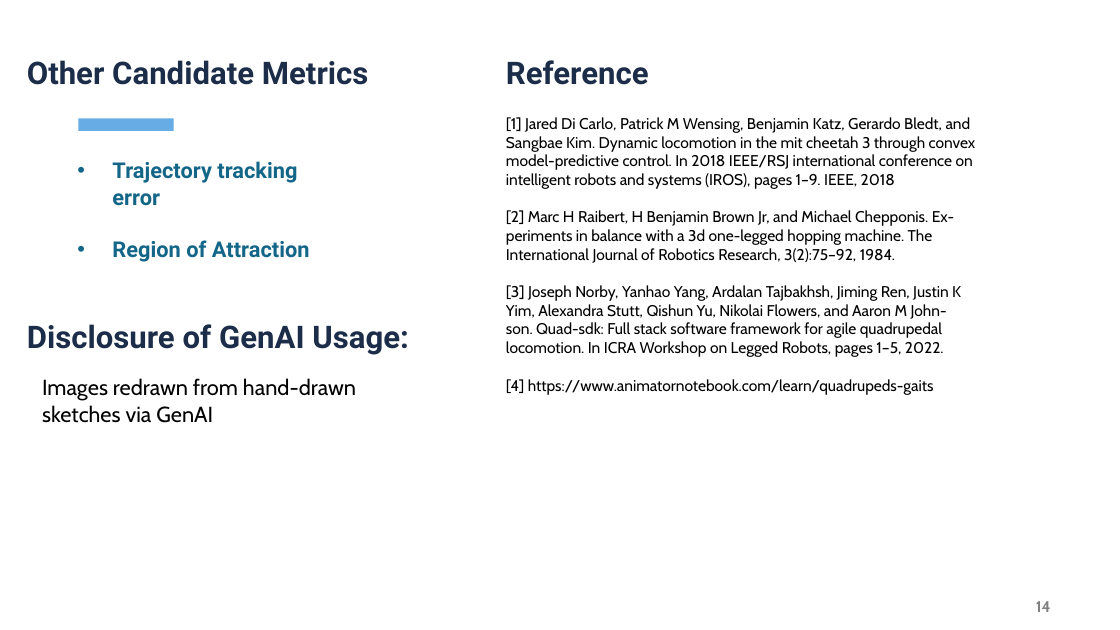
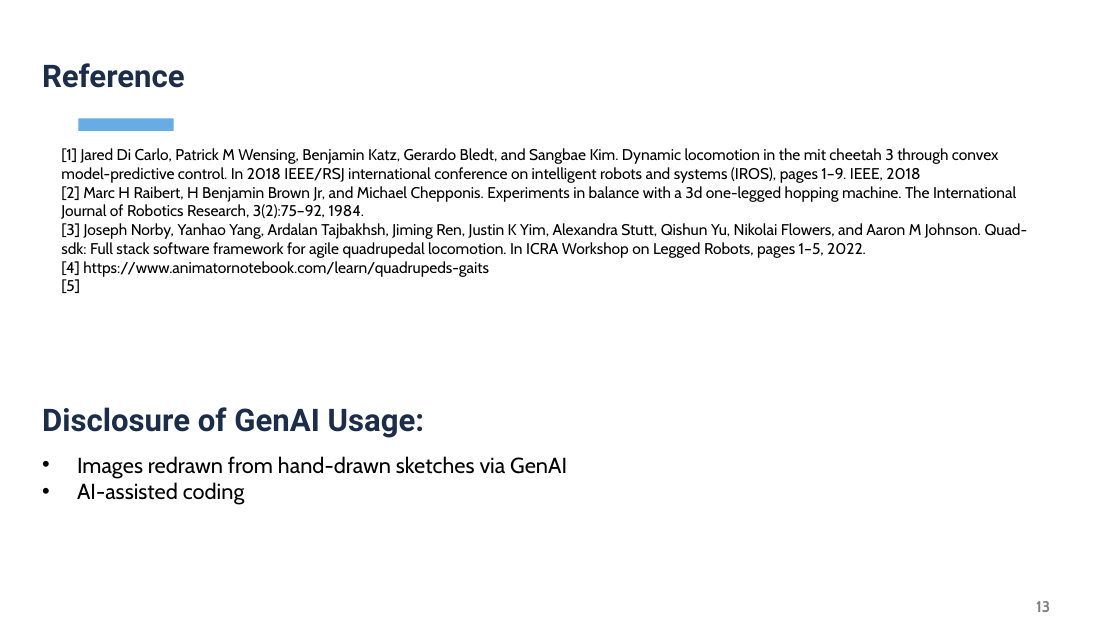
Before and after one commit to Meilili031010/locomotion-dynamics, a slide deck: slide 13 of presentation/final_presentation.pptx (slide 14 before the commit). Drawn at 1120x630 pixels with LibreOffice and Linux fonts; fonts in the diff are those of the drawing; background and template pictures are left out. Boxes give left, top, right and bottom in pixels: in the first picture for what was removed or moved away, otherwise in the second. Text is boxed around its words. In the diff, an @@ line names an element or a change of style, - is before the commit and + after.

```diff
--- a/presentation/final_presentation.pptx
+++ b/presentation/final_presentation.pptx
@@ text "Reference": place and size @@
-text "Reference" at (506, 60, 649, 85)
+text "Reference" at (42, 63, 185, 88)
@@ title removed at (27, 60, 368, 85) @@
-Other Candidate Metrics
@@ text "[1] Jared Di Carlo, Patrick ...": place and size @@
-text "[1] Jared Di Carlo, Patrick ..." at (506, 117, 976, 395)
+text "[1] Jared Di Carlo, Patrick ..." at (61, 148, 1028, 293)
@@ text at (61, 148, 1028, 258): text changed @@
-[1] Jared Di Carlo, Patrick M Wensing, Benjamin Katz, Gerardo Bledt, and
-Sangbae Kim. Dynamic locomotion in the mit cheetah 3 through convex
-model-predictive control. In 2018 IEEE/RSJ international conference on
-intelligent robots and systems (IROS), pages 1–9. IEEE, 2018
-[2] Marc H Raibert, H Benjamin Brown Jr, and Michael Chepponis. Ex-
-periments in balance with a 3d one-legged hopping machine. The
-International Journal of Robotics Research, 3(2):75–92, 1984.
-[3] Joseph Norby, Yanhao Yang, Ardalan Tajbakhsh, Jiming Ren, Justin K
-Yim, Alexandra Stutt, Qishun Yu, Nikolai Flowers, and Aaron M John-
-son. Quad-sdk: Full stack software framework for agile quadrupedal
-locomotion. In ICRA Workshop on Legged Robots, pages 1–5, 2022.
+[1] Jared Di Carlo, Patrick M Wensing, Benjamin Katz, Gerardo Bledt, and Sangbae Kim. Dynamic locomotion in the mit cheetah 3 through convex model-predictive control. In 2018 IEEE/RSJ international conference on intelligent robots and systems (IROS), pages 1–9. IEEE, 2018
+[2] Marc H Raibert, H Benjamin Brown Jr, and Michael Chepponis. Experiments in balance with a 3d one-legged hopping machine. The International Journal of Robotics Research, 3(2):75–92, 1984.
+[3] Joseph Norby, Yanhao Yang, Ardalan Tajbakhsh, Jiming Ren, Justin K Yim, Alexandra Stutt, Qishun Yu, Nikolai Flowers, and Aaron M Johnson. Quad-sdk: Full stack software framework for agile quadrupedal locomotion. In ICRA Workshop on Legged Robots, pages 1–5, 2022.
@@ text removed at (112, 161, 310, 262) @@
-• Trajectory tracking error
-• Region of Attraction
@@ text at (61, 279, 80, 293): paragraph added @@
+[5]
@@ text "Disclosure of GenAI Usage:": place and size @@
-text "Disclosure of GenAI Usage:" at (27, 324, 409, 355)
+text "Disclosure of GenAI Usage:" at (42, 407, 425, 438)
@@ text "Images redrawn from hand-drawn sketches ...": place and size @@
-text "Images redrawn from hand-drawn sketches ..." at (42, 378, 356, 423)
+text "Images redrawn from hand-drawn sketches ..." at (77, 456, 567, 504)
@@ text at (77, 456, 567, 478): bullet none to • @@
@@ text at (77, 482, 245, 504): paragraph added @@
+• AI-assisted coding
@@ page number at (1036, 601, 1050, 612): text changed @@
-14
+13
```
Also in this commit, not shown: 6 other slides changed, 3 slides added, 4 slides removed, 1 other file.
